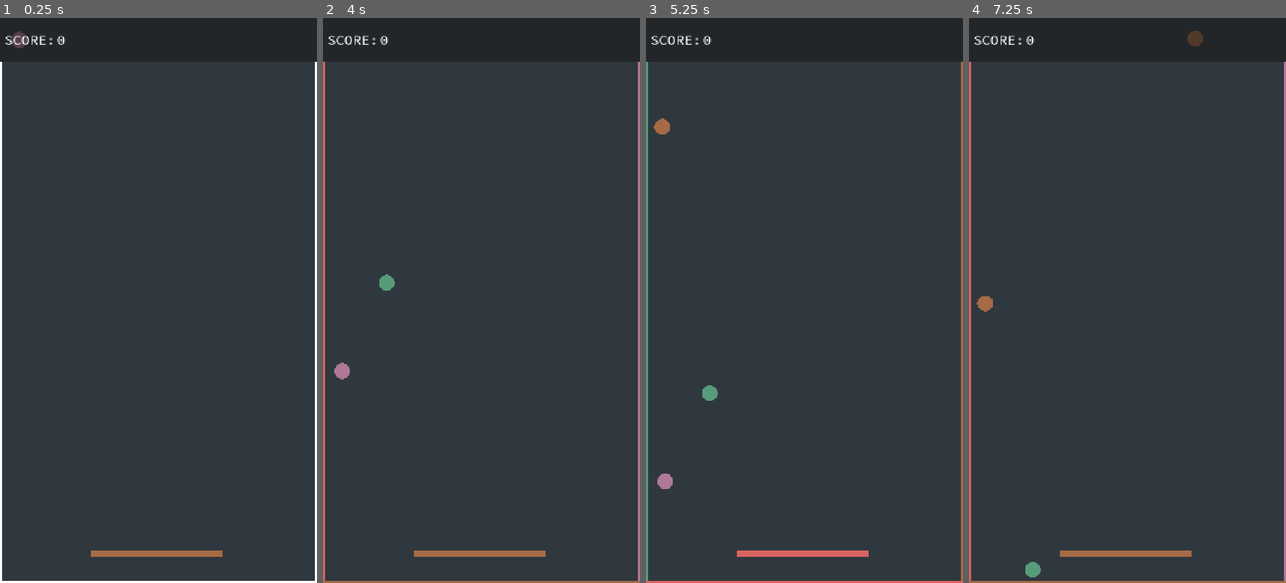
Above: before the commit, frames 1-4 (left to right).
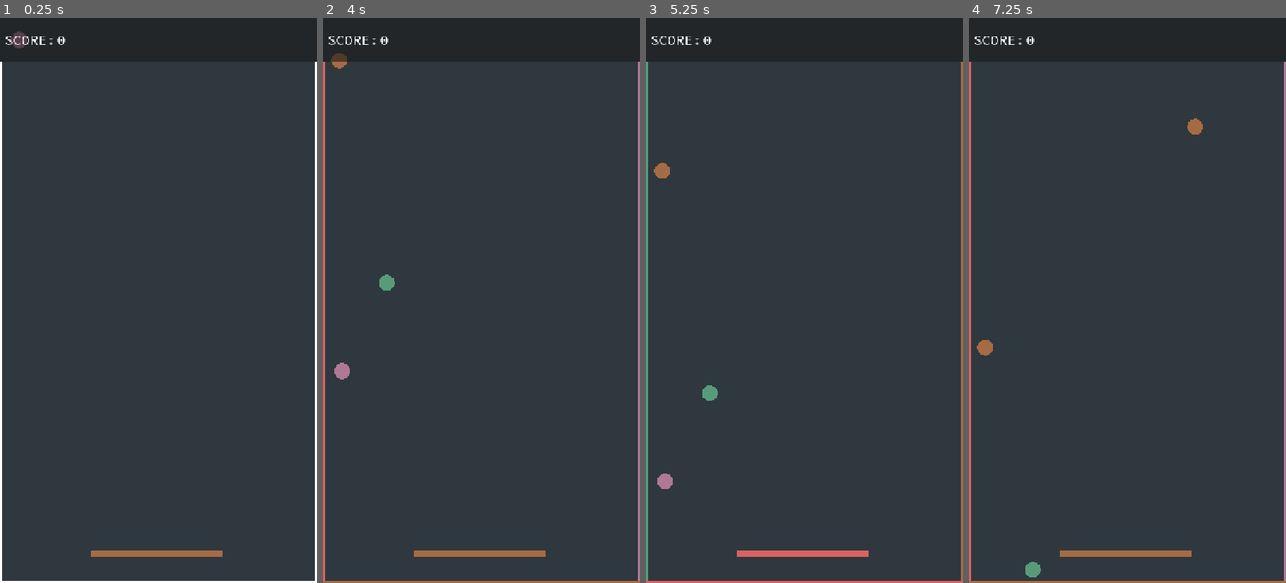
Above: after the commit, the same moments.

Repository: gerep/colour-switcher
Game: Godot game, scene res://scenes/main/main.tscn
The game is run twice, just before and just after one commit, with the same random seed, the same clock (stepped at 60 frames per second) and the same inputs.
Inputs (mouse positions are in pixels of both pictures, inside the frame that each line leads up to):
- Up to frame 1 (0.25 s): no input
- Up to frame 2 (4 s): move the mouse to (551, 272) at 0.52 s; press the mouse at (551, 272) at 0.53 s; move the mouse to (418, 328) at 1.27 s; release the mouse at (418, 328) at 1.28 s; right-click (418, 328) at 1.35 s; move the mouse to (513, 176) at 2.02 s; tap I at 2.1 s; move the mouse to (465, 413) at 2.77 s; click (465, 413) at 2.85 s; move the mouse to (576, 385) at 3.52 s; hold Right mouse button (right_button) from 3.53 s (still down)
- Up to frame 3 (5.25 s): move the mouse to (709, 215) at 4.27 s; release Right mouse button (right_button) at 4.28 s; tap I at 4.35 s; move the mouse to (820, 300) at 5.02 s; press the mouse at (820, 300) at 5.03 s
- Up to frame 4 (7.25 s): move the mouse to (1079, 159) at 5.77 s; release the mouse at (1079, 159) at 5.78 s; right-click (1079, 159) at 5.85 s; move the mouse to (1197, 272) at 6.52 s; tap I at 6.6 s

The runs differ from the first frame. In frame 1, less than 0.1% of the frame differs, in the area x 1-21%, y 2-5%; in frame 2, 0.2%; in frame 3, 0.3%; in frame 4, 0.5%, in the area x 1-74%, y 2-99%.

Commit message:
add blob collision particle

Diff:
--- a/project.godot
+++ b/project.godot
@@ -45,5 +45,6 @@
 
 [rendering]
 
+textures/canvas_textures/default_texture_filter=0
 renderer/rendering_method="mobile"
 environment/defaults/default_clear_color=Color(0.18431373, 0.21960784, 0.24313726, 1)
--- a/scenes/blob/blob.gd
+++ b/scenes/blob/blob.gd
@@ -7,10 +7,11 @@
 
 @onready var sprite_2d: Sprite2D = $Sprite2D
 @onready var visible_on_screen_notifier_2d: VisibleOnScreenNotifier2D = $VisibleOnScreenNotifier2D
+@onready var gpu_particles_2d: GPUParticles2D = $GPUParticles2D
 
 
 func _ready() -> void:
-	visible_on_screen_notifier_2d.screen_exited.connect(queue_free)
+	visible_on_screen_notifier_2d.screen_exited.connect(_remove_from_scene)
 	body_entered.connect(_collision)
 
 	Signals.burst_started.connect(_burst_started)
@@ -28,11 +29,17 @@
 
 func _collision(body: Node2D) -> void:
 	if body.current_color == current_color:
+		gpu_particles_2d.emitting = true
+		sprite_2d.visible = false
+
+		gpu_particles_2d.modulate = Colors.LIST[current_color]
+
 		Game.player_score += 1
 		Signals.score_updated.emit(Game.player_score)
 	else:
 		pass
 
+	await gpu_particles_2d.finished
 	call_deferred(&"queue_free")
 
 
@@ -42,3 +49,8 @@
 
 func _burst_ended() -> void:
 	speed_multiplier = 1.0
+
+
+func _remove_from_scene() -> void:
+	await gpu_particles_2d.finished
+	call_deferred(&"queue_free")
--- a/scenes/blob/blob.tscn
+++ b/scenes/blob/blob.tscn
@@ -1,10 +1,26 @@
-[gd_scene load_steps=4 format=3 uid="uid://b6chd6vkxeaaa"]
+[gd_scene load_steps=7 format=3 uid="uid://b6chd6vkxeaaa"]
 
 [ext_resource type="Script" uid="uid://d3ktgy5w6w01p" path="res://scenes/blob/blob.gd" id="1_gatb5"]
 [ext_resource type="Texture2D" uid="uid://bgpjfvl75c538" path="res://assets/blob.png" id="1_rk55l"]
 
 [sub_resource type="CircleShape2D" id="CircleShape2D_rk55l"]
 radius = 18.0
+
+[sub_resource type="Curve" id="Curve_gatb5"]
+_data = [Vector2(0, 1), 0.0, 0.0, 0, 0, Vector2(1, 0), 0.0, 0.0, 0, 0]
+point_count = 2
+
+[sub_resource type="CurveTexture" id="CurveTexture_peg37"]
+curve = SubResource("Curve_gatb5")
+
+[sub_resource type="ParticleProcessMaterial" id="ParticleProcessMaterial_bu0dx"]
+direction = Vector3(0, -5, 0)
+spread = 10.0
+initial_velocity_min = 200.0
+initial_velocity_max = 250.0
+gravity = Vector3(0, 400, 0)
+scale_min = 0.0
+scale_curve = SubResource("CurveTexture_peg37")
 
 [node name="Blob" type="Area2D"]
 script = ExtResource("1_gatb5")
@@ -16,3 +32,12 @@
 texture = ExtResource("1_rk55l")
 
 [node name="VisibleOnScreenNotifier2D" type="VisibleOnScreenNotifier2D" parent="."]
+
+[node name="GPUParticles2D" type="GPUParticles2D" parent="."]
+modulate = Color(0.6509804, 0.41960785, 0.27058825, 1)
+emitting = false
+amount = 20
+texture = ExtResource("1_rk55l")
+one_shot = true
+explosiveness = 1.0
+process_material = SubResource("ParticleProcessMaterial_bu0dx")
--- a/scripts/game.gd
+++ b/scripts/game.gd
@@ -4,8 +4,8 @@
 var burst_interval: float = 10.0 # TODO: Should it be 11 to start at 10 on the first -1?
 var min_burst_interval: float = 5.0
 var burst_duration: float = 5.0
-var blob_spawn_interval: float = 3.0
-var min_blob_spawn_interval: float = 1.0
+var blob_spawn_interval: float = 2.5
+var min_blob_spawn_interval: float = 0.6
 
 
 func decrease_burst_interval() -> void:
